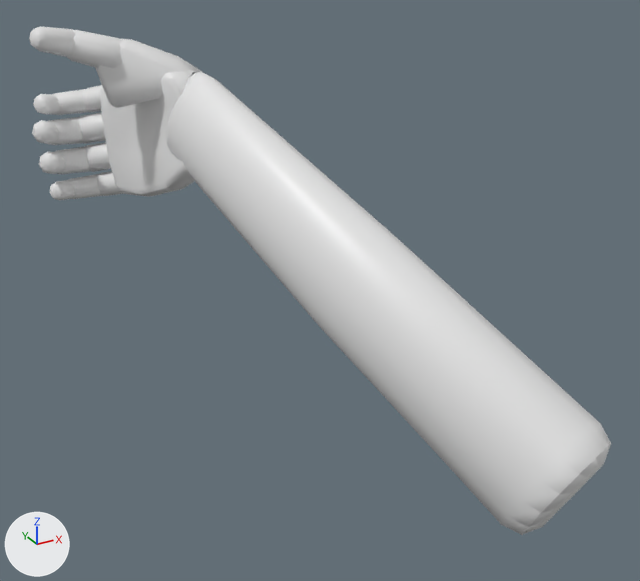
An edit to the glTF model assets/models/rigid_pistol.glb, drawn before and after from the same camera.
Before and after are seen from a camera (50 mm lens) standing at (-0.143, -0.608, 0.097) and looking at (0.085, -0.193, -0.11). Lighting does not change. The marker at lower left points along +X, +Y and +Z. The picture after the commit comes second. Where no turn or scale is listed for an object, it has been applied to the vertices.

Before the edit, the objects in view are built like this:
```python
me_cube_003 = bpy.data.meshes.new('Cube.003')
me_cube_003.from_pydata(...)  # 32 vertices, 60 faces; spans x -0.0258..0.007, y -0.0124..0.0378, z -0.0155..0.0081
me_cube_003.materials.append(mat_armglove)  # white #e7e7e7
me_cylinder_018 = bpy.data.meshes.new('Cylinder.018')
me_cylinder_018.from_pydata(...)  # 48 vertices, 92 faces; spans x -0.0164..0.0066, y -0.0061..0.0208, z -0.0071..0.0071
me_cylinder_018.materials.append(mat_armglove)  # white #e7e7e7
me_cylinder_027 = bpy.data.meshes.new('Cylinder.027')
me_cylinder_027.from_pydata(...)  # 112 vertices, 220 faces; spans x -0.037..0.037, y -0.308..0.019, z -0.04..0.024
me_cylinder_027.materials.append(mat_armsuit)  # white #e7e7e7
ob_handmodelr_arm_lower = bpy.data.objects.new('HandModelR_arm_lower', me_cylinder_027)
ob_handmodelr_arm_lower.parent = ob_handmodelr_hand
ob_handmodelr_arm_lower.location = (0.0, -0.000055, -0.00547)
ob_handmodelr_arm_lower.rotation_euler = (-0.0209, 0.00822, 0.751)  # degrees (-1.2, 0.5, 43)
ob_handmodelr_thumb_0 = bpy.data.objects.new('HandModelR_thumb_0', me_cube_003)
ob_handmodelr_thumb_0.parent = ob_handmodelr_hand
ob_handmodelr_thumb_0.location = (-0.0327, 0.0168, -0.00248)
ob_handmodelr_thumb_0.rotation_euler = (-0.756, -0.488, 0.197)  # degrees (-43, -28, 11)
ob_handmodelr_thumb_0.scale = (1.2, 1.2, 1.2)
ob_handmodelr_thumb_2 = bpy.data.objects.new('HandModelR_thumb_2', me_cylinder_018)
ob_handmodelr_thumb_2.parent = ob_handmodelr_thumb_1
ob_handmodelr_thumb_2.location = (-0.0132, 0.0183, 0.0)
ob_handmodelr_thumb_2.rotation_euler = (-0.873, 0.0, 0.0)  # degrees (-50, 0, 0)
# also in view: 'HandModelR_hand' at (0.042, -0.052, -0.043); 'HandModelR_thumb_1' at (0.006, -0.053, 0.012); 'HandModelR_middle_1' at (-0.004, 0.007, -0.049)
```
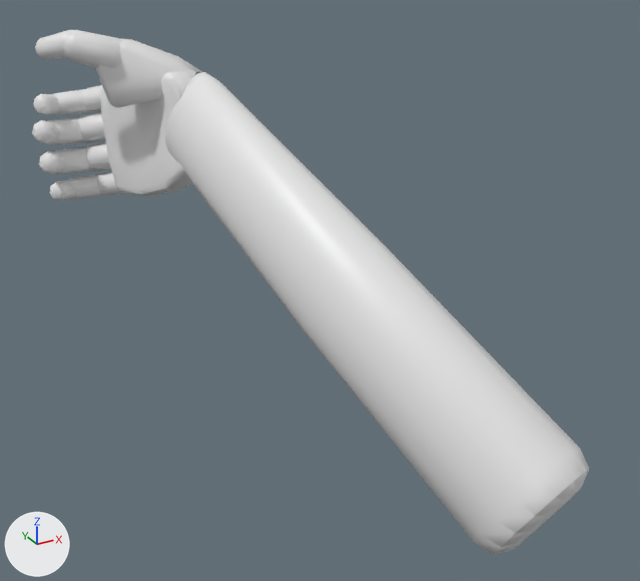
Location of each change, [x1, y1, x2, y2] in pixels of the pictures (640 x 581 px):
'HandModelR_arm_lower', turned: before [167, 72, 611, 535]; after [165, 72, 589, 555]
'HandModelR_thumb_2', turned: before [29, 26, 76, 57]; after [35, 30, 72, 60]

Patch to the scene script:
```diff
--- a/assets/models/rigid_pistol.glb.py
+++ b/assets/models/rigid_pistol.glb.py
@@ ob_handmodelr_arm_lower @@
 ob_handmodelr_arm_lower.location = (0.0, -0.000055, -0.00547)
-ob_handmodelr_arm_lower.rotation_euler = (-0.0209, 0.00822, 0.751)  # degrees (-1.2, 0.5, 43)
+ob_handmodelr_arm_lower.rotation_euler = (0.0139, 0.0621, 0.795)  # degrees (0.8, 3.6, 46)
@@ ob_handmodelr_thumb_2 @@
 ob_handmodelr_thumb_2.location = (-0.0132, 0.0183, 0.0)
-ob_handmodelr_thumb_2.rotation_euler = (-0.873, 0.0, 0.0)  # degrees (-50, 0, 0)
+ob_handmodelr_thumb_2.rotation_euler = (1.57, -0.422, -1.633)  # degrees (90, -24, -94)
```
